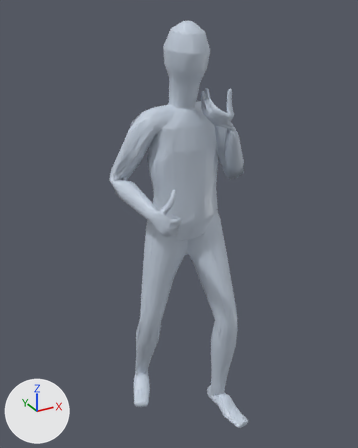
An edit to the glTF model app/assets/anims/Base/magic_cast_quick.glb, drawn before and after from the same camera.
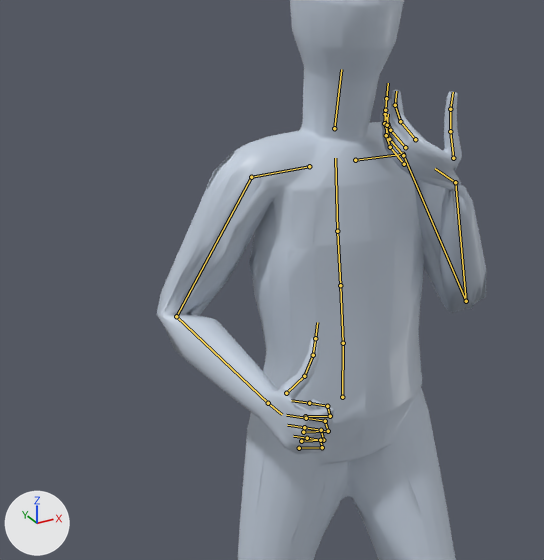
There are two pictures of each version: one whole from a camera (50 mm lens) standing at (-0.971, -1.726, 1.812) and looking at (-0.027, -0.01, 0.954), one close up on the part from 13% to 75% of the width and 11% to 63% of the height. Every picture has the same lights, and +X, +Y and +Z are marked at lower left. The last two pictures show the newer version. Both versions are drawn at frame 6 of the action 'Animation'; the numbers are the values there. The bones that change, and the others that lie on the model, are drawn over the model as lines in the close-ups.

Objects in the first close-up: 'Body_human_male'.
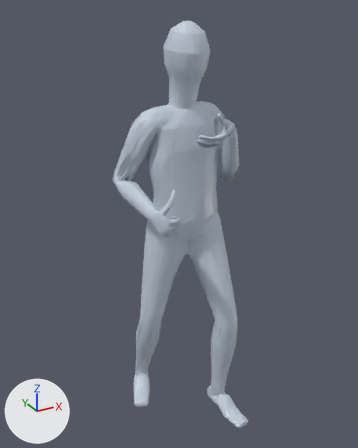
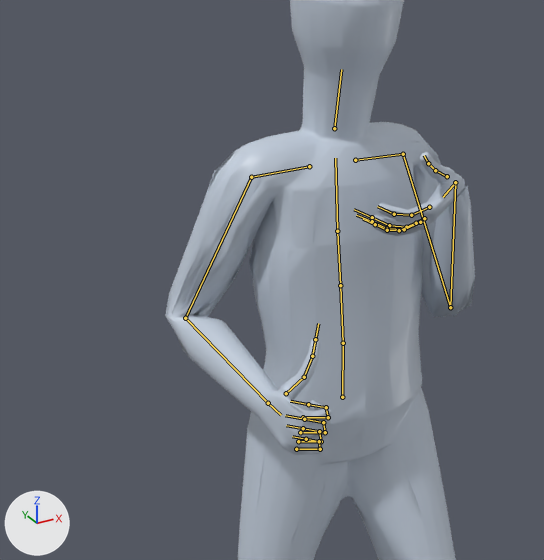
The change in detail:
Bone 'mixamorig:LeftArm' (bone_mixamorig_leftarm) turns from (-68, -20, -21) to (-75, -21, -19) degrees about its own x, y and z.
Bone 'mixamorig:LeftHand' (bone_mixamorig_lefthand) turns from (33, -161, -63) to (-61, -15, 116) degrees about its own x, y and z.
Bone 'mixamorig:RightArm' (bone_mixamorig_rightarm) turns from (-69, -17, -2) to (-72, -16, -5) degrees about its own x, y and z.

Changed parts and their boxes [x1, y1, x2, y2] in the close-ups (544 x 560 px):
'Body_human_male', posed
    before: [157, 0, 486, 560]
    after: [165, 0, 475, 560]
bone 'mixamorig:LeftArm', root to tip
    before: (403, 154) to (466, 301)
    after: (403, 154) to (450, 307)
bone 'mixamorig:LeftHand', root to tip
    before: (455, 182) to (435, 168)
    after: (455, 182) to (443, 197)
bone 'mixamorig:RightArm', root to tip
    before: (251, 177) to (176, 316)
    after: (251, 177) to (185, 318)
